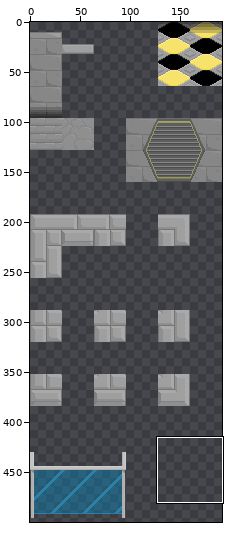
Sprite sheet, stored at Assets/Imagens/Tiles/Construcoes/Base_dos_viloes_Tiles_ParaOJogo.png. Above: a wide view before the commit, with the close-up outlined.
Close-up. The starting point:
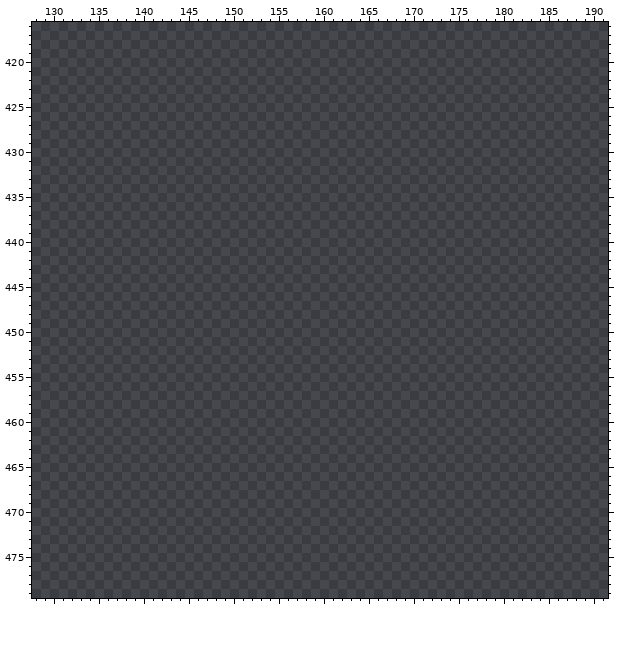
The file is 192x512 pixels. Colours within 5 levels of each other are drawn and written as one. Shown: x 128..191, y 416..479. The wide view leaves out empty margins. The commit also changed other parts of the picture, which this record leaves out.
New version:
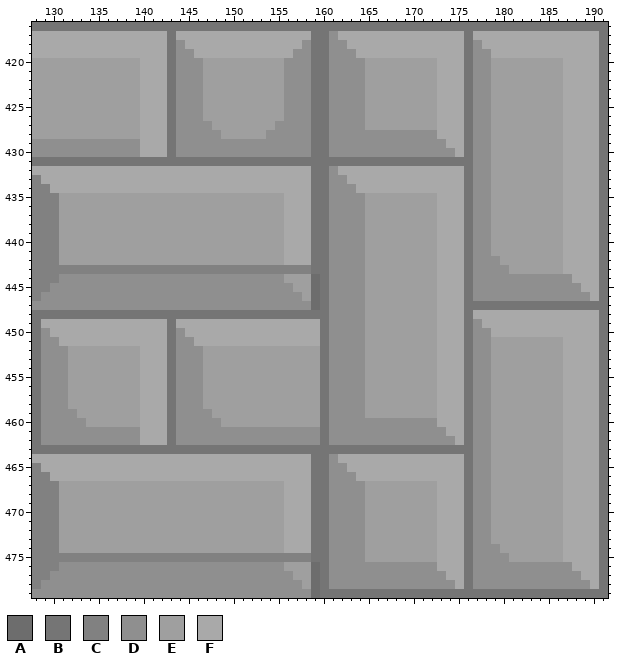
Palette (. is transparent): A #6d6d6d  B #757575  C #818181  D #8f8f8f  E #9f9f9f  F #a9a9a9
Changes in this commit:
y 416: x 128..191 ................................................................ -> BBBBBBBBBBBBBBBBBBBBBBBBBBBBBBBBBBBBBBBBBBBBBBBBBBBBBBBBBBBBBBBB
y 417: x 128..191 ................................................................ -> FFFFFFFFFFFFFFFBFFFFFFFFFFFFFFFBBDFFFFFFFFFFFFFFBFFFFFFFFFFFFFFB
y 418: x 128..191 ................................................................ -> FFFFFFFFFFFFFFFBDFFFFFFFFFFFFFDBBDDFFFFFFFFFFFFFBDFFFFFFFFFFFFFB
y 419: x 128..191 ................................................................ -> FFFFFFFFFFFFFFFBDDFFFFFFFFFFFDDBBDDDFFFFFFFFFFFFBDDFFFFFFFFFFFFB
y 420..426: x 128..191 ................................................................ -> EEEEEEEEEEEEFFFBDDDEEEEEEEEEDDDBBDDDDEEEEEEEEFFFBDDEEEEEEEEFFFFB
y 427: x 128..191 ................................................................ -> EEEEEEEEEEEEFFFBDDDDEEEEEEEDDDDBBDDDDEEEEEEEEFFFBDDEEEEEEEEFFFFB
y 428: x 128..191 ................................................................ -> EEEEEEEEEEEEFFFBDDDDDEEEEEDDDDDBBDDDDDDDDDDDDFFFBDDEEEEEEEEFFFFB
y 429: x 128..191 ................................................................ -> DDDDDDDDDDDDFFFBDDDDDDDDDDDDDDDBBDDDDDDDDDDDDDFFBDDEEEEEEEEFFFFB
y 430: x 128..191 ................................................................ -> DDDDDDDDDDDDFFFBDDDDDDDDDDDDDDDBBDDDDDDDDDDDDDDFBDDEEEEEEEEFFFFB
y 431: x 128..191 ................................................................ -> BBBBBBBBBBBBBBBBBBBBBBBBBBBBBBBBBBBBBBBBBBBBBBBBBDDEEEEEEEEFFFFB
y 432: x 128..191 ................................................................ -> FFFFFFFFFFFFFFFFFFFFFFFFFFFFFFFBBDFFFFFFFFFFFFFFBDDEEEEEEEEFFFFB
y 433: x 128..191 ................................................................ -> CFFFFFFFFFFFFFFFFFFFFFFFFFFFFFFBBDDFFFFFFFFFFFFFBDDEEEEEEEEFFFFB
y 434: x 128..191 ................................................................ -> CCFFFFFFFFFFFFFFFFFFFFFFFFFFFFFBBDDDFFFFFFFFFFFFBDDEEEEEEEEFFFFB
y 435..441: x 128..191 ................................................................ -> CCCEEEEEEEEEEEEEEEEEEEEEEEEEFFFBBDDDDEEEEEEEEFFFBDDEEEEEEEEFFFFB
y 442: x 128..191 ................................................................ -> CCCEEEEEEEEEEEEEEEEEEEEEEEEEFFFBBDDDDEEEEEEEEFFFBDDDEEEEEEEFFFFB
y 443: x 128..191 ................................................................ -> CCCCCCCCCCCCCCCCCCCCCCCCCCCCCCCBBDDDDEEEEEEEEFFFBDDDDEEEEEEFFFFB
y 444: x 128..191 ................................................................ -> CCCDDDDDDDDDDDDDDDDDDDDDDDDDEEEABDDDDEEEEEEEEFFFBDDDDDDDDDDDFFFB
y 445: x 128..191 ................................................................ -> CCDDDDDDDDDDDDDDDDDDDDDDDDDDDEEABDDDDEEEEEEEEFFFBDDDDDDDDDDDDFFB
y 446: x 128..191 ................................................................ -> CDDDDDDDDDDDDDDDDDDDDDDDDDDDDDEABDDDDEEEEEEEEFFFBDDDDDDDDDDDDDFB
y 447: x 128..191 ................................................................ -> DDDDDDDDDDDDDDDDDDDDDDDDDDDDDDDABDDDDEEEEEEEEFFFBBBBBBBBBBBBBBBB
y 448: x 128..191 ................................................................ -> BBBBBBBBBBBBBBBBBBBBBBBBBBBBBBBBBDDDDEEEEEEEEFFFBFFFFFFFFFFFFFFB
y 449: x 128..191 ................................................................ -> BFFFFFFFFFFFFFFBFFFFFFFFFFFFFFFFBDDDDEEEEEEEEFFFBDFFFFFFFFFFFFFB
y 450: x 128..191 ................................................................ -> BDFFFFFFFFFFFFFBDFFFFFFFFFFFFFFFBDDDDEEEEEEEEFFFBDDFFFFFFFFFFFFB
y 451: x 128..191 ................................................................ -> BDDFFFFFFFFFFFFBDDFFFFFFFFFFFFFFBDDDDEEEEEEEEFFFBDDEEEEEEEEFFFFB
y 452..458: x 128..191 ................................................................ -> BDDDEEEEEEEEFFFBDDDEEEEEEEEEEEEEBDDDDEEEEEEEEFFFBDDEEEEEEEEFFFFB
y 459: x 128..191 ................................................................ -> BDDDDEEEEEEEFFFBDDDDEEEEEEEEEEEEBDDDDEEEEEEEEFFFBDDEEEEEEEEFFFFB
y 460: x 128..191 ................................................................ -> BDDDDDEEEEEEFFFBDDDDDEEEEEEEEEEEBDDDDDDDDDDDDFFFBDDEEEEEEEEFFFFB
y 461: x 128..191 ................................................................ -> BDDDDDDDDDDDFFFBDDDDDDDDDDDDDDDDBDDDDDDDDDDDDDFFBDDEEEEEEEEFFFFB
y 462: x 128..191 ................................................................ -> BDDDDDDDDDDDFFFBDDDDDDDDDDDDDDDDBDDDDDDDDDDDDDDFBDDEEEEEEEEFFFFB
y 463: x 128..191 ................................................................ -> BBBBBBBBBBBBBBBBBBBBBBBBBBBBBBBBBBBBBBBBBBBBBBBBBDDEEEEEEEEFFFFB
y 464: x 128..191 ................................................................ -> FFFFFFFFFFFFFFFFFFFFFFFFFFFFFFFBBDFFFFFFFFFFFFFFBDDEEEEEEEEFFFFB
y 465: x 128..191 ................................................................ -> CFFFFFFFFFFFFFFFFFFFFFFFFFFFFFFBBDDFFFFFFFFFFFFFBDDEEEEEEEEFFFFB
y 466: x 128..191 ................................................................ -> CCFFFFFFFFFFFFFFFFFFFFFFFFFFFFFBBDDDFFFFFFFFFFFFBDDEEEEEEEEFFFFB
y 467..473: x 128..191 ................................................................ -> CCCEEEEEEEEEEEEEEEEEEEEEEEEEFFFBBDDDDEEEEEEEEFFFBDDEEEEEEEEFFFFB
y 474: x 128..191 ................................................................ -> CCCEEEEEEEEEEEEEEEEEEEEEEEEEFFFBBDDDDEEEEEEEEFFFBDDDEEEEEEEFFFFB
y 475: x 128..191 ................................................................ -> CCCCCCCCCCCCCCCCCCCCCCCCCCCCCCCBBDDDDEEEEEEEEFFFBDDDDEEEEEEFFFFB
y 476: x 128..191 ................................................................ -> CCCDDDDDDDDDDDDDDDDDDDDDDDDDEEEABDDDDDDDDDDDDFFFBDDDDDDDDDDDFFFB
y 477: x 128..191 ................................................................ -> CCDDDDDDDDDDDDDDDDDDDDDDDDDDDEEABDDDDDDDDDDDDDFFBDDDDDDDDDDDDFFB
y 478: x 128..191 ................................................................ -> CDDDDDDDDDDDDDDDDDDDDDDDDDDDDDEABDDDDDDDDDDDDDDFBDDDDDDDDDDDDDFB
y 479: x 128..191 ................................................................ -> DDDDDDDDDDDDDDDDDDDDDDDDDDDDDDDABBBBBBBBBBBBBBBBBBBBBBBBBBBBBBBB
Pixel boxes of the changes (left, top, right, bottom) in both close-ups:
added: (32, 22, 608, 598)
